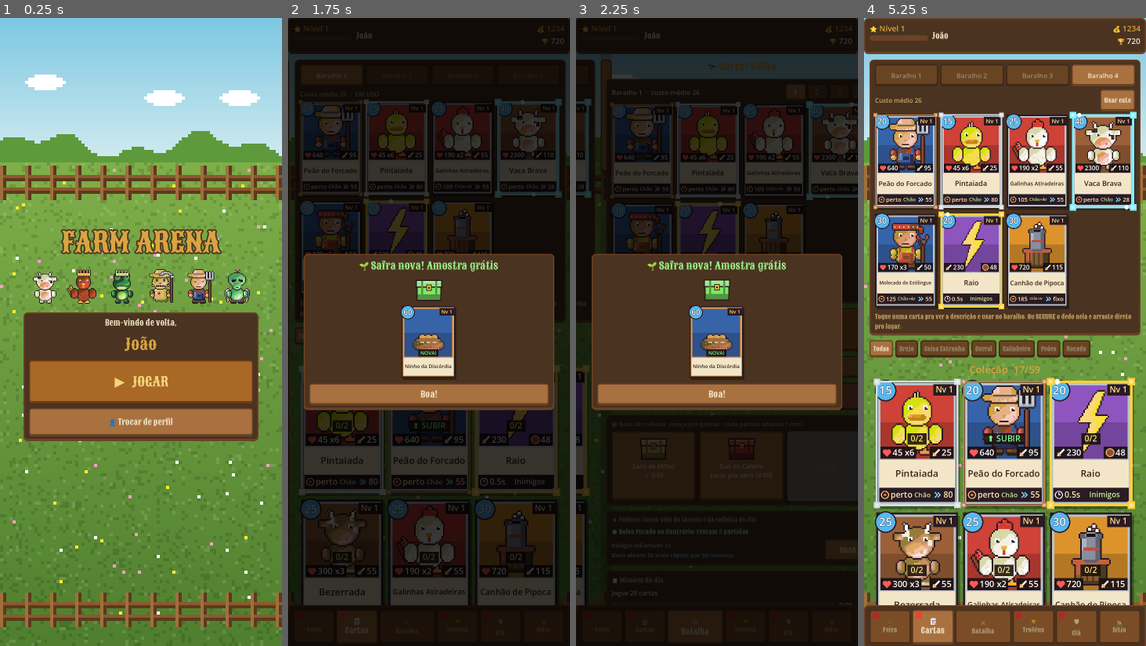
Above: before the commit, frames 1-4 (left to right).
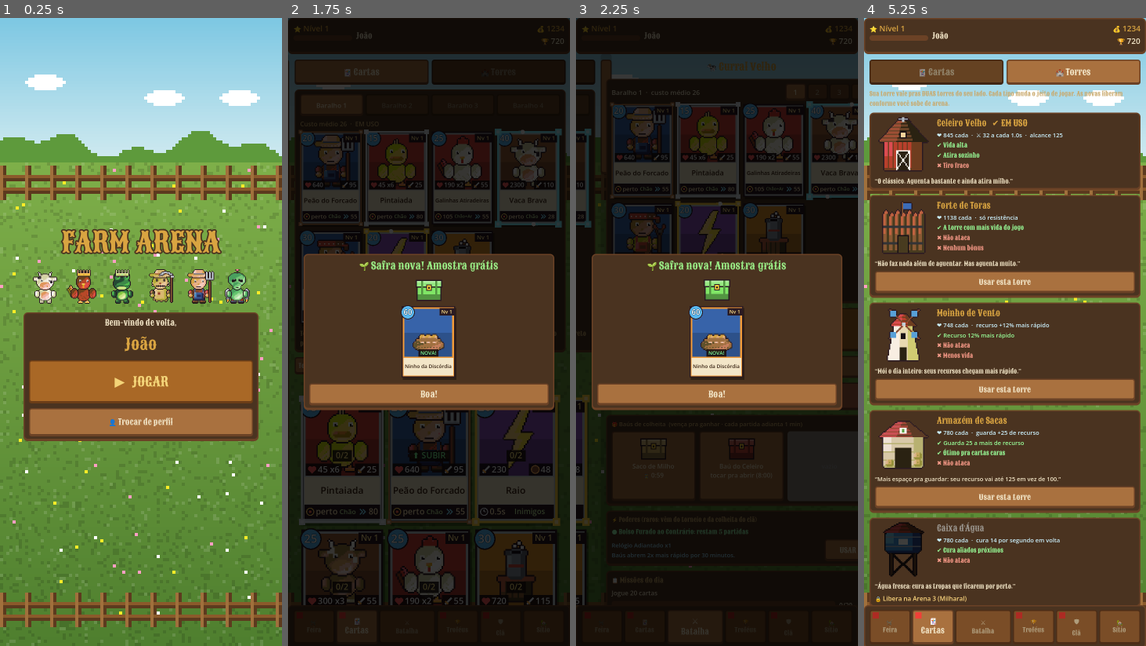
Above: after the commit, the same moments.

Repository: Generadevde/farmarena
Game: Godot game, scene res://ci/shot.tscn
The game is run twice, just before and just after one commit, with the same random seed, the same clock (stepped at 60 frames per second) and the same inputs. This scene is started directly instead of the project's main scene. The engine's default icon, where the game draws it, is replaced by a stand-in: a white triangle on a blue panel in a dark square.
Inputs (mouse positions are in pixels of both pictures, inside the frame that each line leads up to):
- Up to frame 1 (0.25 s): no input
- Up to frame 2 (1.75 s): click "1" at 0.5 s; click "🎁 Presente do dia -- PEGAR!" at 1.25 s
- Up to frame 3 (2.25 s): click (649, 74) at 2 s, where only the run after the commit has a clickable "🃏 Cartas"
- Up to frame 4 (5.25 s): click "1" at 2.75 s; click "200 pts Saco de Milho" at 3.5 s; click "🎬 Replays salvos" at 4.25 s; click (1072, 74) at 5 s, where only the run after the commit has a clickable "🏰 Torres"

Frame 1 is identical in both runs. In frame 2, 29% of the frame differs, in the area x 2-99%, y 6-94%; in frame 3, 1.3%; in frame 4, 72%, in the area x 1-99%, y 6-94%.

Commit message:
Corrige puxão/empurrão em ataques à distância (Sapo Linguarudo não puxava); auditoria automática dos efeitos de todas as cartas; aba Torres separada com 6 torres novas e atalho pro Criador
Co-Authored-By: Claude Fable 5.2 <noreply@anthropic.com>
Claude-Session: https://claude.ai/code/session_01F2c9wwKpd4XWAaAeM55Dzi

Diff:
--- a/Scripts/catalogo.gd
+++ b/Scripts/catalogo.gd
@@ -415,6 +415,36 @@
 		"pros": ["Tiro em área", "Alcance longo"], "cons": ["Atira devagar", "Menos vida"],
 		"receita": {"torre": "castelo_feno"}, "paleta": {"K": "#e8c850", "A": "#3c6cb8", "W": "#6a4428"}, "proj": "pedra",
 		"b": {"base_hp": 1050, "attack_damage": 45, "attack_range": 175.0, "attack_speed": 2.4, "is_aoe": true, "aoe_radius": 55.0, "projectile_speed": 250.0}},
+	{"id": "forte", "nome": "Forte de Toras", "turma": "Peões", "arena": 1, "tipo": "HP", "categoria": "DEFENSIVO",
+		"desc": "Não faz nada além de aguentar. Mas aguenta muito.",
+		"pros": ["A torre com mais vida do jogo"], "cons": ["Não ataca", "Nenhum bônus"],
+		"receita": {"torre": "forte"}, "paleta": {"W": "#8a5a34", "A": "#3c6cb8", "M": "#585c68"},
+		"b": {"base_hp": 1750}},
+	{"id": "armazem", "nome": "Armazém de Sacas", "turma": "Roçado", "arena": 2, "tipo": "CAPACITY", "categoria": "ECONOMICO",
+		"desc": "Mais espaço pra guardar: seu recurso vai até 125 em vez de 100.",
+		"pros": ["Guarda 25 a mais de recurso", "Ótimo pra cartas caras"], "cons": ["Não ataca"],
+		"receita": {"torre": "armazem"}, "paleta": {"K": "#d8c8a8", "M": "#a04838", "S": "#c8a860", "W": "#6a4428", "A": "#58a040"},
+		"b": {"base_hp": 1200, "capacity_bonus": 25}},
+	{"id": "capela", "nome": "Capela do Sino", "turma": "Peões", "arena": 3, "tipo": "AURA", "categoria": "DEFENSIVO",
+		"desc": "O sino toca e o inimigo que chega perto fica lerdo, pensando na vida.",
+		"pros": ["Deixa lentos os inimigos por perto"], "cons": ["Não causa dano"],
+		"receita": {"torre": "capela"}, "paleta": {"K": "#f2ede0", "A": "#3c6cb8", "W": "#6a4428", "M": "#e8c040"},
+		"b": {"base_hp": 1250, "aura_radius": 135.0, "aura_tick_interval": 1.0, "effect": "SLOW", "effect_strength": 0.6, "effect_duration": 1.5}},
+	{"id": "cocho", "nome": "Tanque de Leite", "turma": "Curral", "arena": 4, "tipo": "PRODUCTION", "categoria": "ECONOMICO",
+		"desc": "Leite fresco o dia todo. O recurso enche bem mais rápido, mas a lata é fina.",
+		"pros": ["Recurso 20% mais rápido"], "cons": ["Pouca vida", "Não ataca"],
+		"receita": {"torre": "cocho"}, "paleta": {"M": "#c8d0d8", "K": "#f8f8f0", "W": "#6a4428"},
+		"b": {"base_hp": 950, "production_speed_boost": 0.2}},
+	{"id": "colmeia_torre", "nome": "Colmeia Gigante", "turma": "Coisa Estranha", "arena": 4, "tipo": "AURA", "categoria": "OFENSIVO",
+		"desc": "Quem encosta sai todo ferroado. O veneno continua doendo depois.",
+		"pros": ["Envenena os inimigos por perto"], "cons": ["Alcance curto", "Vida mediana"],
+		"receita": {"torre": "colmeia"}, "paleta": {"P": "#e8b838", "M": "#30303c"},
+		"b": {"base_hp": 1150, "aura_radius": 115.0, "aura_tick_interval": 1.5, "effect": "POISON", "effect_strength": 14.0, "effect_duration": 3.0, "effect_tick_interval": 1.0}},
+	{"id": "antena", "nome": "Antena do ET", "turma": "Coisa Estranha", "arena": 6, "tipo": "CANNON", "categoria": "OFENSIVO",
+		"desc": "Era pra pegar sinal de TV. Pegou outra coisa. Atira raio longe e forte.",
+		"pros": ["Tiro forte", "Alcance enorme"], "cons": ["A torre com menos vida", "Atira devagar"],
+		"receita": {"torre": "antena"}, "paleta": {"M": "#a0a8b8", "S": "#50e0a0", "A": "#f04848", "K": "#f8e040"}, "proj": "raio",
+		"b": {"base_hp": 900, "attack_damage": 85, "attack_range": 210.0, "attack_speed": 2.0, "projectile_speed": 420.0}},
 ]
 
 # ---------------------------------------------------------------- construção
--- a/Scripts/hub.gd
+++ b/Scripts/hub.gd
@@ -564,8 +564,92 @@
 
 
 # ================================================================ ABA: CARTAS
+var _cards_view := 0  # 0 = cartas, 1 = torres
+
+
+func _set_cards_view(v: int):
+	_cards_view = v
+	_cancel_placing()
+	_queue_refresh()
+
+
+func _build_torres(box: Node):
+	var equipped = PlayerProfile.get_equipped_base()
+	box.add_child(_wrap("Sua torre vale pras DUAS torres do seu lado. Cada tipo muda o jeito de jogar. As novas liberam conforme você sobe de arena.", 15, ThemeBuilder.COLOR_STAT_LABEL))
+	var list: Array = BotSimulator.available_bases.filter(func(b): return b != null)
+	list.sort_custom(func(a, b): return a.unlock_arena < b.unlock_arena)
+	for b in list:
+		var unlocked = PlayerProfile.is_base_unlocked(b)
+		var p = _panel(box)
+		var row = HBoxContainer.new()
+		row.add_theme_constant_override("separation", 14)
+		p.add_child(row)
+		var tr = TextureRect.new()
+		tr.texture = b.icon
+		tr.custom_minimum_size = Vector2(144, 144)
+		tr.stretch_mode = TextureRect.STRETCH_KEEP_ASPECT_CENTERED
+		tr.texture_filter = CanvasItem.TEXTURE_FILTER_NEAREST
+		tr.modulate = Color(1, 1, 1) if unlocked else Color(0.25, 0.25, 0.25)
+		row.add_child(tr)
+		var side = VBoxContainer.new()
+		side.size_flags_horizontal = Control.SIZE_EXPAND_FILL
+		row.add_child(side)
+		side.add_child(_label(b.base_name + ("   ✔ EM USO" if b == equipped else ""), 21, ThemeBuilder.COLOR_GOLD if unlocked else Color(0.6, 0.58, 0.55)))
+		side.add_child(_label(_base_summary(b), 15, Color(0.8, 0.95, 1.0)))
+		for t in b.pros:
+			side.add_child(_wrap("✔ " + t, 15, Color(0.6, 1.0, 0.6)))
+		for t in b.cons:
+			side.add_child(_wrap("✖ " + t, 15, Color(1.0, 0.62, 0.55)))
+		if b.description != "":
+			p.add_child(_wrap("“%s”" % b.description, 15, Color(0.95, 0.9, 0.78)))
+		if !unlocked:
+			p.add_child(_label("🔒 Libera na Arena %d (%s)" % [b.unlock_arena, ArenaManager.get_arena_info(b.unlock_arena).get("name", "")], 16, Color(1, 0.85, 0.5)))
+		elif b != equipped:
+			p.add_child(_button("Usar esta torre", _equip_base_direct.bind(b), 19))
+	box.add_child(_button("🎨 Criar minha própria torre (Criador)", _goto.bind(CREATOR_SCENE), 18))
+
+
+func _base_summary(b: BaseData) -> String:
+	var hp = int(round(b.base_hp * ArenaBuilder.TOWER_HP_FRACTION))
+	var txt = "❤ %d cada" % hp
+	match b.base_type:
+		BaseData.BaseType.CANNON:
+			txt += "  ·  ⚔ %d a cada %.1fs  ·  alcance %d%s" % [b.attack_damage, b.attack_speed, int(b.attack_range), "  ·  em área" if b.is_aoe else ""]
+		BaseData.BaseType.PRODUCTION:
+			txt += "  ·  recurso +%d%% mais rápido" % int(round(b.production_speed_boost * 100))
+		BaseData.BaseType.HEAL:
+			txt += "  ·  cura %d por segundo em volta" % int(b.heal_amount / maxf(b.heal_interval, 0.1))
+		BaseData.BaseType.CAPACITY:
+			txt += "  ·  guarda +%d de recurso" % b.capacity_bonus
+		BaseData.BaseType.AURA:
+			txt += "  ·  aura: %s (raio %d)" % [CustomContent.EFFECT_NAMES[b.effect], int(b.aura_radius)]
+		_:
+			txt += "  ·  só resistência"
+	return txt
+
+
+func _equip_base_direct(b: BaseData):
+	PlayerProfile.set_equipped_base(b)
+	Sfx.play("carta")
+	_queue_refresh()
+
+
 func _build_cartas(box: Node):
 	_drop_targets.clear()
+	var switch = HBoxContainer.new()
+	switch.add_theme_constant_override("separation", 8)
+	box.add_child(switch)
+	var names = ["🃏 Cartas", "🏰 Torres"]
+	for i in 2:
+		var sb = _button(names[i], _set_cards_view.bind(i), 22)
+		sb.size_flags_horizontal = Control.SIZE_EXPAND_FILL
+		sb.custom_minimum_size.y = 64
+		sb.modulate = Color(1, 1, 1) if i == _cards_view else Color(0.6, 0.58, 0.54)
+		switch.add_child(sb)
+	if _cards_view == 1:
+		_build_place_bar()
+		_build_torres(box)
+		return
 	# baralhos
 	var deck_panel = _panel(box)
 	var head = HBoxContainer.new()
@@ -652,25 +736,6 @@
 			mg.add_child(_collection_entry(c, true, "Arena %d" % c.unlock_arena if is_locked else "nos baús", Color(1, 0.9, 0.5), is_locked))
 	_build_place_bar()
 
-	# torres
-	box.add_child(_title("Sua torre"))
-	var tg = _grid(box, 4)
-	var equipped = PlayerProfile.get_equipped_base()
-	for b in BotSimulator.available_bases:
-		if b == null:
-			continue
-		var unlocked = PlayerProfile.is_base_unlocked(b)
-		var tb = Button.new()
-		tb.custom_minimum_size = Vector2(160, 190)
-		tb.icon = b.icon
-		tb.expand_icon = true
-		tb.icon_alignment = HORIZONTAL_ALIGNMENT_CENTER
-		tb.vertical_icon_alignment = VERTICAL_ALIGNMENT_TOP
-		tb.text = b.base_name + ("\n✔ em uso" if b == equipped else ("" if unlocked else "\n🔒 Arena %d" % b.unlock_arena))
-		tb.add_theme_font_size_override("font_size", 14)
-		tb.modulate = Color(1, 1, 1) if unlocked else Color(0.5, 0.5, 0.5)
-		tb.pressed.connect(_show_base_popup.bind(b))
-		tg.add_child(tb)
 
 
 ## uma carta da coleção: grande, com os dados dentro dela
--- a/Scripts/pecas_index.gd
+++ b/Scripts/pecas_index.gd
@@ -14,7 +14,7 @@
 	"arma": {"forcado": 61, "machado": 62, "marreta": 63, "foice": 64, "enxada": 65, "frigideira": 66, "porrete": 67, "estilingue": 68, "viola": 69, "motosserra": 70, "lampiao": 71, "escudo": 72, "vara": 73, "berrante": 74, "garrafa": 75, "rastelo": 76, "espingarda": 77, "regador": 78},
 	"costas": {"rabo_galo": 79, "capa": 80, "foguete": 81, "asas_inseto": 82, "cesto": 83, "morcego": 84},
 	"objeto": {"galinheiro": 85, "silo": 86, "colmeia": 87, "poco": 88, "barril": 89, "canhao_milho": 90, "fornalha": 91, "tenda": 92, "ninho": 93, "ovni": 94, "trator": 95, "feno": 96, "carroca": 97, "casinha": 98, "cerca_eletrica": 99},
-	"torre": {"celeiro": 100, "moinho": 101, "caixa_dagua": 102, "castelo_feno": 103},
-	"icone": {"raio": 104, "tornado": 105, "coracao": 106, "pimenta": 107, "floco": 108, "cogumelo": 109, "escudo": 110, "melancia": 111, "ovo": 112, "vaca_caindo": 113, "nota": 114, "lama": 115, "laco": 116, "espelho": 117, "moeda": 118, "ferradura": 119, "garrafa": 120},
-	"proj": {"ovo": 121, "milho": 122, "pedra": 123, "flecha": 124, "fogo": 125, "gota": 126, "nota": 127, "raio": 128, "espinho": 129, "estrume": 130},
+	"torre": {"celeiro": 100, "moinho": 101, "caixa_dagua": 102, "castelo_feno": 103, "forte": 104, "armazem": 105, "capela": 106, "colmeia": 107, "antena": 108, "cocho": 109},
+	"icone": {"raio": 110, "tornado": 111, "coracao": 112, "pimenta": 113, "floco": 114, "cogumelo": 115, "escudo": 116, "melancia": 117, "ovo": 118, "vaca_caindo": 119, "nota": 120, "lama": 121, "laco": 122, "espelho": 123, "moeda": 124, "ferradura": 125, "garrafa": 126},
+	"proj": {"ovo": 127, "milho": 128, "pedra": 129, "flecha": 130, "fogo": 131, "gota": 132, "nota": 133, "raio": 134, "espinho": 135, "estrume": 136},
 }
--- a/Units/projetil/Projectile.gd
+++ b/Units/projetil/Projectile.gd
@@ -44,7 +44,14 @@
 		add_child(sprite)
 
 
+var origin := Vector2.ZERO
+var _origin_set := false
+
+
 func _physics_process(delta):
+	if !_origin_set:
+		_origin_set = true
+		origin = global_position  # o atirador coloca o projétil em cima dele antes do 1º quadro
 	var dir = _locked_direction
 
 	if is_instance_valid(target) and (_hit_targets.is_empty() or chains):
@@ -147,7 +154,7 @@
 			on_hit_effect_duration,
 			on_hit_effect_tick_interval,
 			knockback_distance,
-			global_position
+			origin  # de onde o tiro saiu: puxão traz pra perto do atirador, empurrão joga pra longe dele
 		)
 
 
--- a/ci/battle_test.gd
+++ b/ci/battle_test.gd
@@ -52,6 +52,10 @@
 		return
 	if mode == "tornado":
 		await _tornado_and_air_test()
+		get_tree().quit()
+		return
+	if mode == "efeitos":
+		await _effects_audit()
 		get_tree().quit()
 		return
 	if mode == "corpo":
@@ -537,3 +541,89 @@
 	print("RESULTADO unidades jogador=", mine, " bot=", theirs, " $bot=", GameManager.enemy_money,
 		" vida base jogador=", pb.hp if pb else -1, " vida base bot=", eb.hp if eb else -1,
 		" acoes bot=", battle.match_action_log.filter(func(a): return a["side"] != "player").size())
+
+
+# AUDITORIA: cada carta com efeito no golpe ataca uma vítima parada e a gente
+# confere se o efeito prometido realmente aconteceu
+func _effects_audit():
+	await get_tree().process_frame
+	await get_tree().process_frame
+	await get_tree().physics_frame
+	battle.get_node("Timer").stop()
+	battle.set_process(false)
+	var pb = get_tree().get_first_node_in_group("player_base")
+	var eb = get_tree().get_first_node_in_group("enemy_base")
+	for b in get_tree().get_nodes_in_group("enemy_base") + get_tree().get_nodes_in_group("player_base"):
+		b.max_hp = 9999999
+		b.hp = 9999999
+	var spot = pb.global_position.lerp(eb.global_position, 0.5) + Vector2(135, 60)
+	var ok: Array = []
+	var bad: Array = []
+	var victim_card: CardData = Catalogo.card("porco_cozinheiro")
+	for c in Catalogo.cards() + Catalogo.tokens():
+		var st = DeckBuilder.get_unit_stats(c)
+		if st == null or st.on_hit_effect == UnitData.OnHitEffect.NONE or st.damage <= 0:
+			continue
+		for old_u in get_tree().get_nodes_in_group("units"):
+			old_u.queue_free()
+		await get_tree().process_frame
+		battle.spawn_unit(victim_card.unit_scene, GameManager.Team.ENEMY, eb.global_position, victim_card)
+		await get_tree().process_frame
+		var victim = get_tree().get_nodes_in_group("units")[0]
+		victim.stats = victim.stats.duplicate()
+		victim.stats.hp = 99999
+		victim.current_hp = 99999
+		victim.stats.damage = 0
+		victim.stats.move_speed = 0.0
+		victim.global_position = spot + Vector2(0, -70 if st.is_ranged else -34)
+		battle.spawn_unit(c.unit_scene, GameManager.Team.PLAYER, pb.global_position, c)
+		await get_tree().process_frame
+		for u in get_tree().get_nodes_in_group("units"):
+			if u != victim:
+				u.global_position = spot + Vector2(randf_range(-8, 8), 0)
+		var start = victim.global_position
+		var seen = {"slow": false, "weak": false, "stun": false, "poison": false, "root": false, "confuse": false, "silence": false, "mark": false}
+		var max_toward = 0.0
+		var max_away = 0.0
+		for k in 30:
+			await get_tree().create_timer(0.2).timeout
+			if !is_instance_valid(victim):
+				break
+			var now = GameManager.game_time
+			seen["slow"] = seen["slow"] or victim.speed_multiplier < 0.99
+			seen["weak"] = seen["weak"] or victim.damage_multiplier < 0.99
+			seen["stun"] = seen["stun"] or victim._incapacitated_until > now
+			seen["poison"] = seen["poison"] or victim._poison_ticks_left > 0
+			seen["root"] = seen["root"] or victim._rooted_until > now
+			seen["confuse"] = seen["confuse"] or victim._confused_until > now
+			seen["silence"] = seen["silence"] or victim._silenced_until > now
+			seen["mark"] = seen["mark"] or victim._marked_until > now
+			var dy = victim.global_position.y - start.y  # + = veio pra perto do atacante (que está embaixo)
+			max_toward = max(max_toward, dy)
+			max_away = max(max_away, -dy)
+		var worked = false
+		match st.on_hit_effect:
+			UnitData.OnHitEffect.SLOW: worked = seen["slow"]
+			UnitData.OnHitEffect.WEAKNESS: worked = seen["weak"]
+			UnitData.OnHitEffect.FREEZE, UnitData.OnHitEffect.STUN, UnitData.OnHitEffect.SHOCK: worked = seen["stun"]
+			UnitData.OnHitEffect.POISON: worked = seen["poison"]
+			UnitData.OnHitEffect.ROOT: worked = seen["root"]
+			UnitData.OnHitEffect.CONFUSE: worked = seen["confuse"]
+			UnitData.OnHitEffect.SILENCE: worked = seen["silence"]
+			UnitData.OnHitEffect.MARK: worked = seen["mark"]
+			UnitData.OnHitEffect.PULL: worked = max_toward > 8.0
+			UnitData.OnHitEffect.KNOCKBACK: worked = max_away > 8.0
+		var line = "%s[%s%s]" % [c.card_name, CustomContent.EFFECT_NAMES[st.on_hit_effect], " puxou %dpx" % int(max_toward) if st.on_hit_effect == UnitData.OnHitEffect.PULL else (" empurrou %dpx" % int(max_away) if st.on_hit_effect == UnitData.OnHitEffect.KNOCKBACK else "")]
+		if worked:
+			ok.append(line)
+		else:
+			bad.append(line)
+	print("RESULTADO efeitos OK: ", ok)
+	print("RESULTADO efeitos QUE NÃO FUNCIONARAM: ", bad)
+	# Criador: criar uma torre nova
+	var bpack = CustomContent.make_blank_base()
+	bpack["base"].base_name = "Torre de Teste"
+	bpack["image"] = SpriteForge.make_image({"torre": "capela"}, {})
+	var made_base = CustomContent.save_base(bpack, true)
+	print("RESULTADO criador de torres: salva? ", made_base != null and made_base.resource_path.begins_with("user://"), " | na lista? ", BotSimulator.available_bases.has(made_base),
+		" | liberada? ", PlayerProfile.is_base_unlocked(made_base), " | torres oficiais=", Catalogo.bases().size())
--- a/ci/shot.gd
+++ b/ci/shot.gd
@@ -79,6 +79,11 @@
 	hub._end_drag(drop_at)
 	print("SHOT arrasto: pato ninja entrou no baralho? ", Progresso.deck_paths(0).has(Catalogo.card("pato_ninja").resource_path), " alvos=", hub._drop_targets.size())
 	await get_tree().create_timer(0.2).timeout
+	hub._go_tab(1)
+	hub._set_cards_view(1)
+	await get_tree().create_timer(0.5).timeout
+	await _shot("torres")
+	hub._set_cards_view(0)
 	hub._show_ranking()
 	await get_tree().create_timer(0.4).timeout
 	await _shot("ranking")
Binary file changed: Resources/pecas/pecas.png
